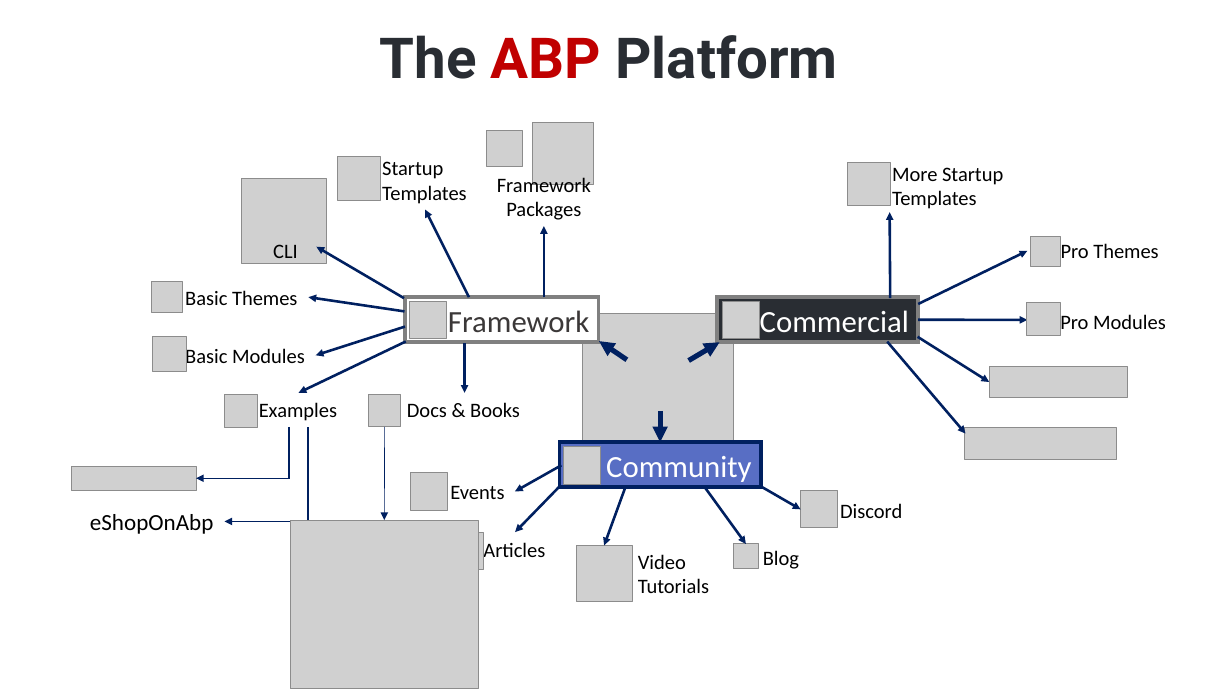
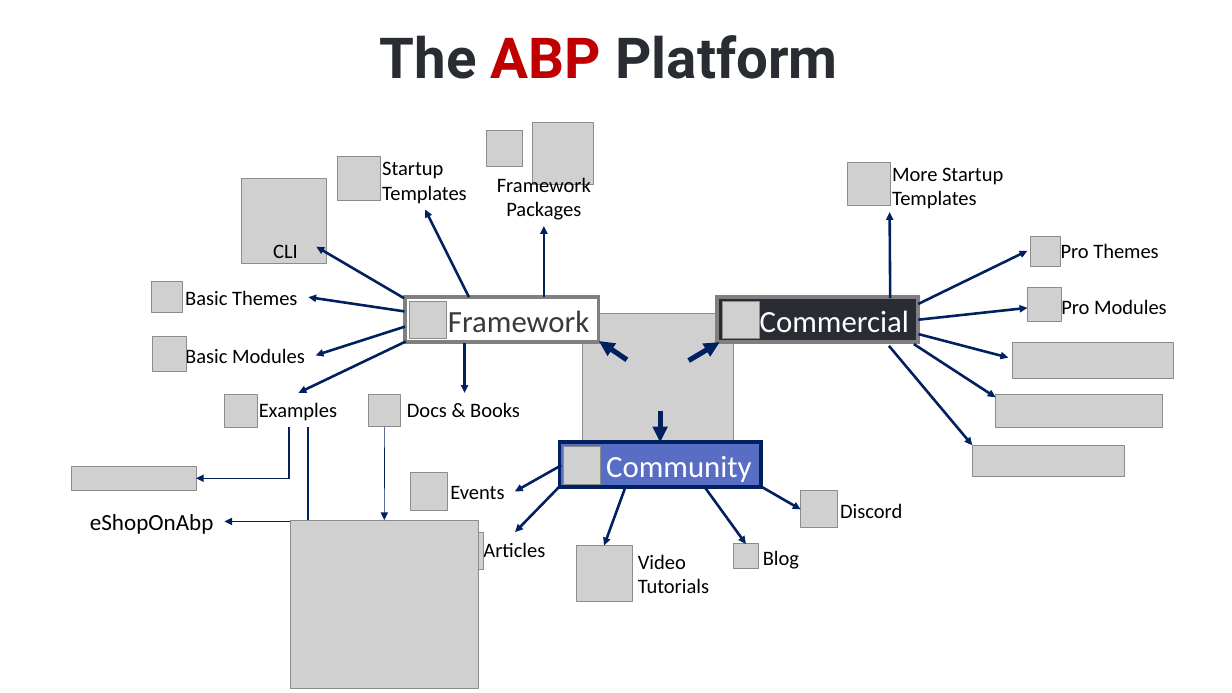
Before and after one commit to hikalkan/presentations, a slide deck: slide 16 of 2024-07-17 WeAreDevelopers Berlin/ABP.pptx. Drawn at 1232x693 pixels with LibreOffice and Linux fonts; fonts in the diff are those of the drawing; grey boxes stand for pictures; background and template pictures are left out. Boxes give left, top, right and bottom in pixels: in the first picture for what was removed or moved away, otherwise in the second. Text is boxed around its words. In the diff, an @@ line names an element or a change of style, - is before the commit and + after.

```diff
--- a/2024-07-17 WeAreDevelopers Berlin/ABP.pptx
+++ b/2024-07-17 WeAreDevelopers Berlin/ABP.pptx
@@ picture: place and size @@
-picture at box(1027, 302, 1061, 336)
+picture at box(1028, 288, 1062, 323)
@@ text "Pro Modules": place and size @@
-text "Pro Modules" at box(1060, 311, 1166, 334)
+text "Pro Modules" at box(1061, 297, 1167, 320)
@@ arrow moved from (919, 320) - (1028, 320) to (919, 320) - (1028, 308) @@
@@ arrow moved from (887, 342) - (966, 433) to (889, 346) - (972, 445) @@
@@ arrow added from (914, 344) to (995, 397), #002060 2 pt @@
@@ arrow moved from (918, 336) - (990, 382) to (919, 335) - (1008, 358) @@
@@ picture added at box(1013, 343, 1174, 378) @@
@@ picture removed at box(990, 367, 1128, 397) @@
@@ picture added at box(995, 395, 1163, 428) @@
@@ picture: place and size @@
-picture at box(965, 428, 1116, 459)
+picture at box(973, 445, 1125, 477)
```
Also in this commit, not shown: 1 other slide changed.
